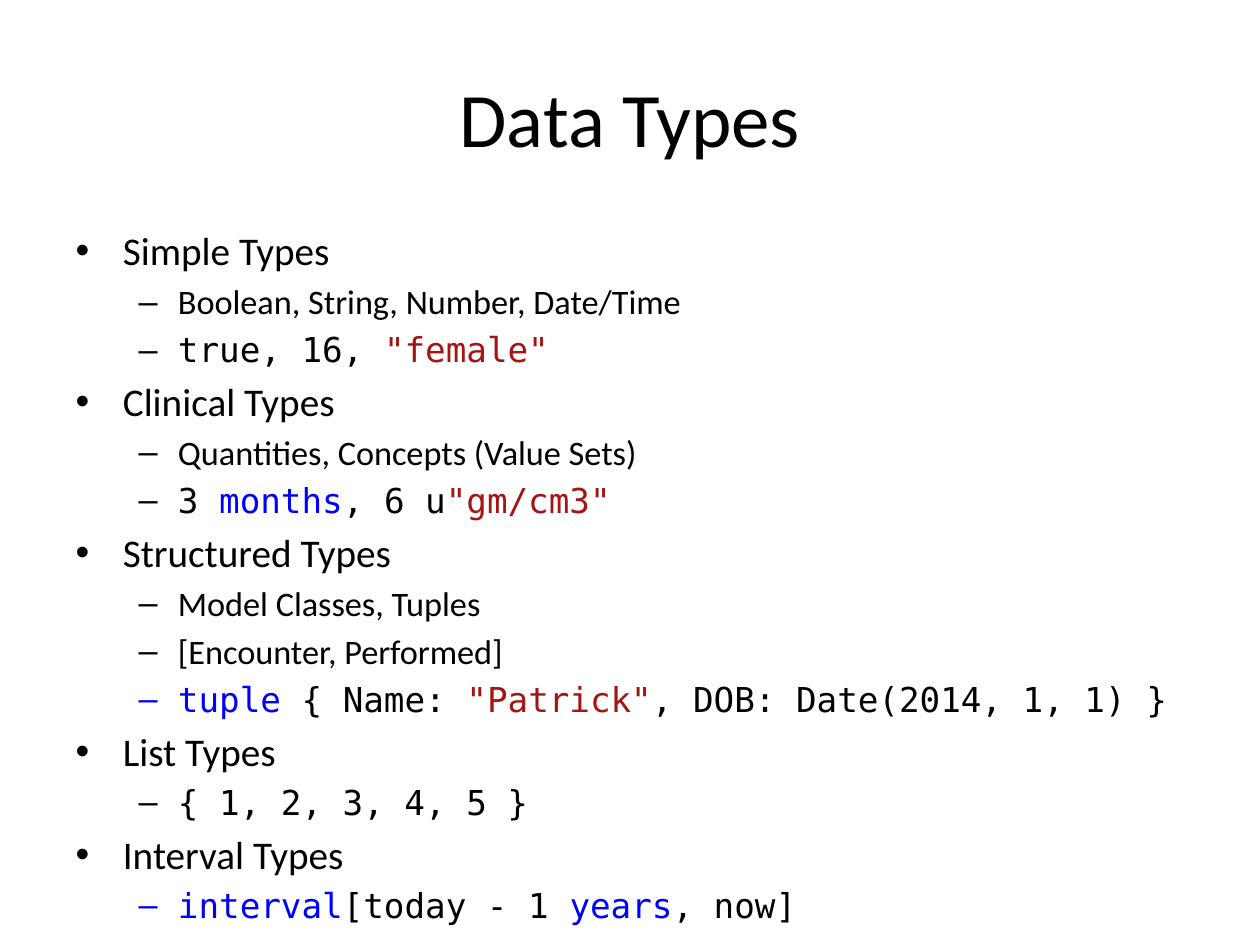
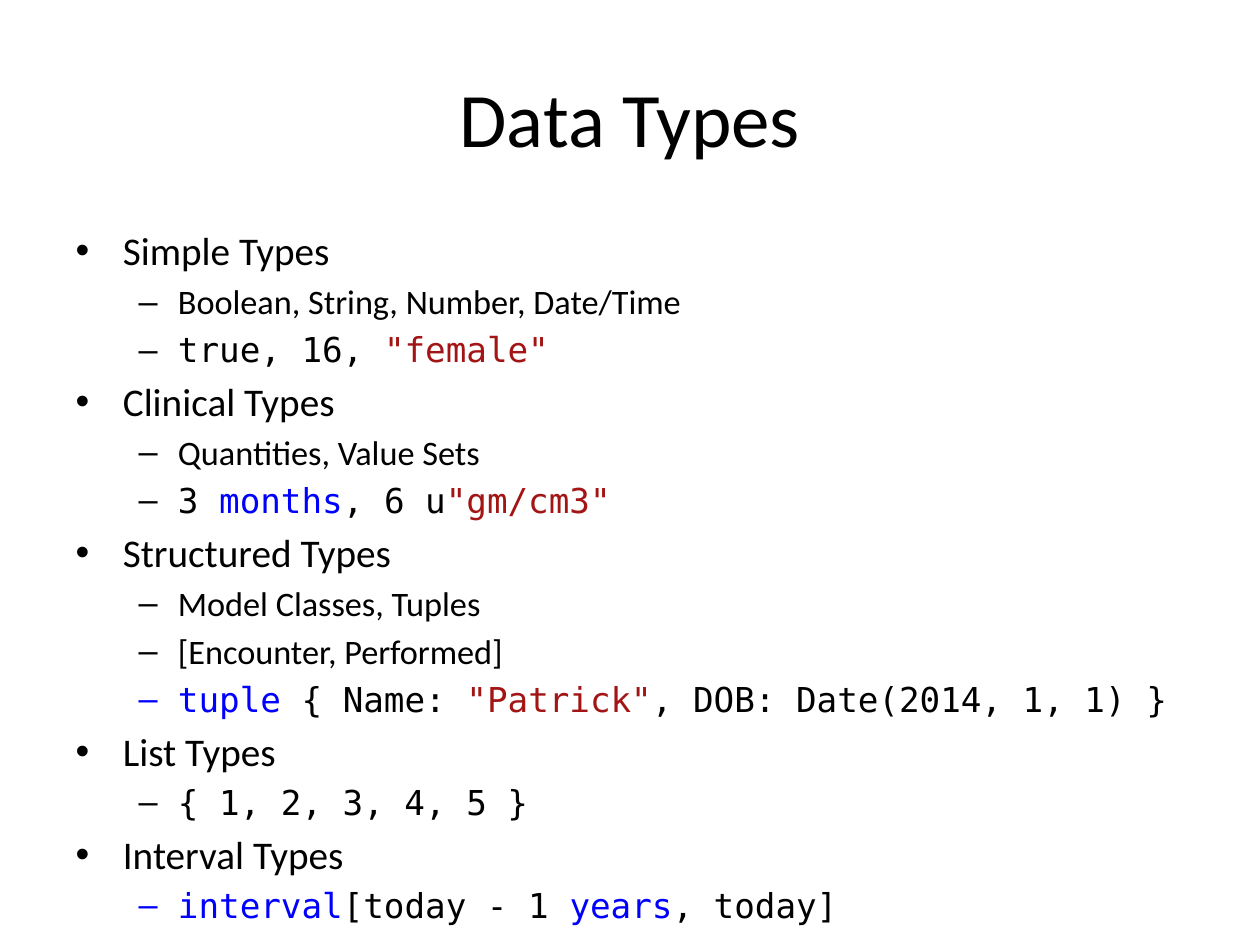
Before and after one commit to cqframework/OneModel, a slide deck: slide 9 of CQL/Documents/CQL_Technical_Introduction_20140604.pptx (slide 4 before the commit). Drawn at 1260x945 pixels with LibreOffice and Linux fonts; fonts in the diff are those of the drawing. Boxes give left, top, right and bottom in pixels: in the first picture for what was removed or moved away, otherwise in the second. Text is boxed around its words. In the diff, an @@ line names an element or a change of style, - is before the commit and + after.

```diff
--- a/CQL/Documents/CQL_Technical_Introduction_20140604.pptx
+++ b/CQL/Documents/CQL_Technical_Introduction_20140604.pptx
@@ text at (178, 441, 479, 470): text changed @@
-  – Quantities, Concepts (Value Sets)
+  – Quantities, Value Sets
@@ text at (178, 891, 838, 925): text changed; text colour #0000FF to #000000 @@
-  – interval[today - 1 years, now]
+  – interval[today - 1 years, today]
```
Also in this commit, not shown: 5 other slides changed, 4 slides added, 9 slides removed, 11 other files.
